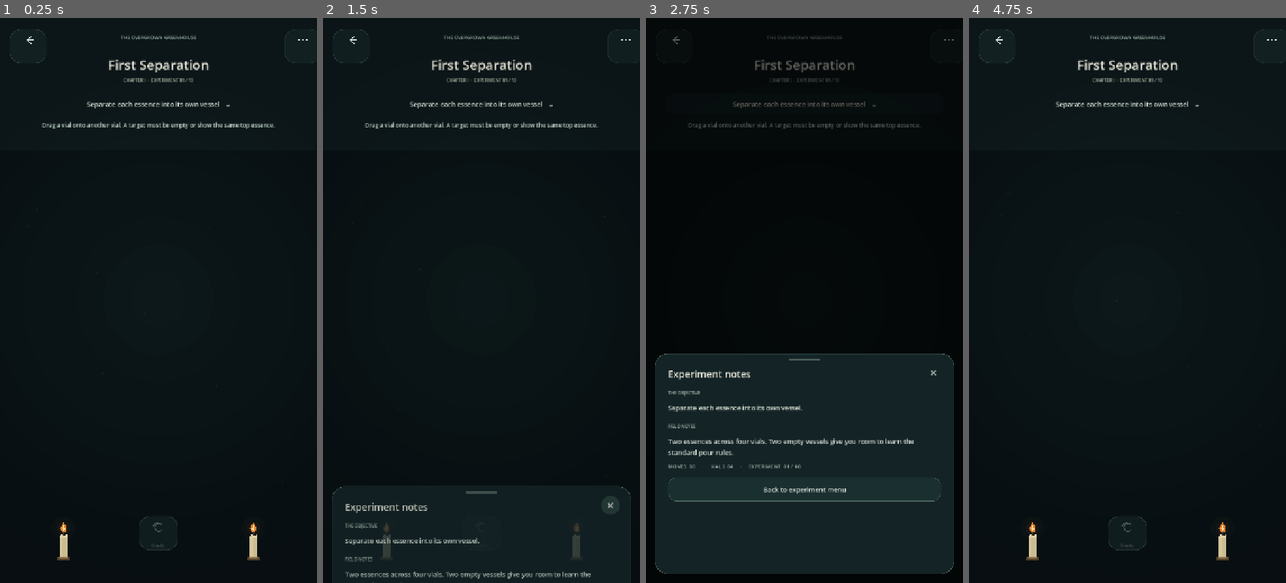
Above: before the commit, frames 1-4 (left to right).
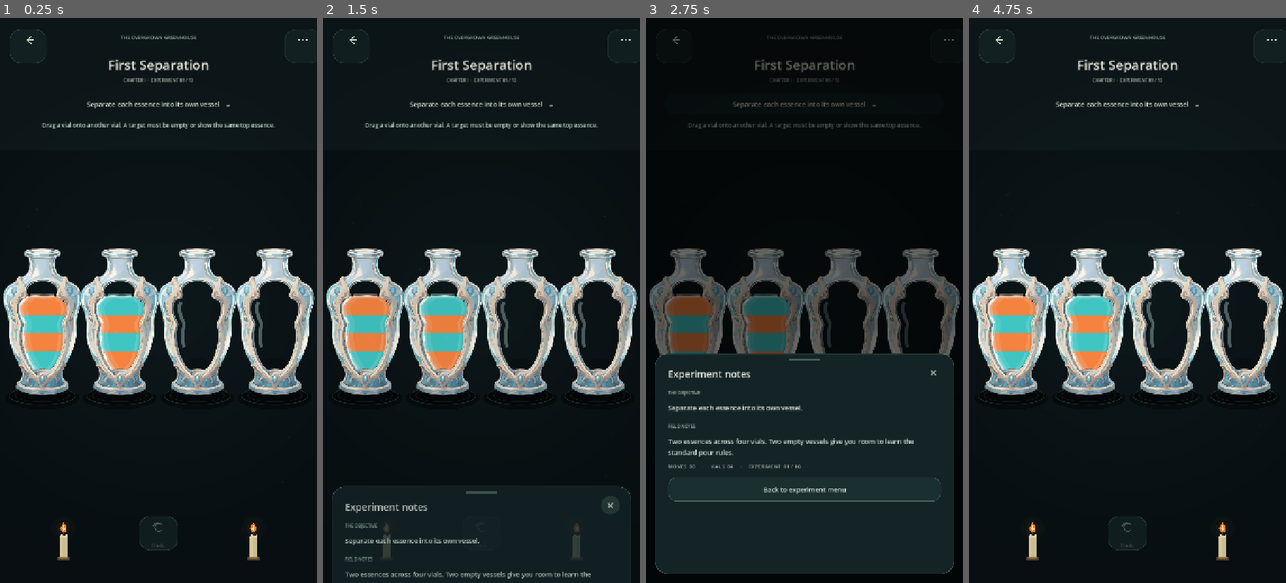
Above: after the commit, the same moments.

Repository: Kryodo/spell-sort-game
Game: Godot game, scene res://scenes/dark_sorting_slots_prototype.tscn
Same seed, same stepped clock (60 frames per second), same inputs: the game is played once before the commit and once after it. This scene is started directly instead of the project's main scene.
Inputs:
- Up to frame 1 (0.25 s): no input
- Up to frame 2 (1.5 s): click "Separate each essence into it…" at 0.5 s; click "×" at 1.25 s
- Up to frame 3 (2.75 s): click "Separate each essence into it…" at 2 s
- Up to frame 4 (4.75 s): click "×" at 2.75 s; click "Separate each essence into it…" at 3.5 s; click "×" at 4.25 s

The runs differ from the first frame. In frame 1, 14% of the frame differs, in the area x 1-100%, y 40-69%; in frame 2, 14%; in frame 3, 10%; in frame 4, 14%.
Error before the commit: Parse Error: Identifier "amount" not declared in the current scope. (res://scripts/asset_fantasy_alchemy_bottle.gd:630)

Commit message:
Fix reflection glint variable scope

Diff:
--- a/scripts/asset_fantasy_alchemy_bottle.gd
+++ b/scripts/asset_fantasy_alchemy_bottle.gd
@@ -626,12 +626,12 @@
 		draw_polyline(left_core, Color(0.94, 0.98, 0.97, 0.78), maxf(1.0, rect.size.x * 0.010), true)
 		draw_polyline(right_bounce, Color(reflection_color.r, reflection_color.g, reflection_color.b, 0.34), maxf(1.4, rect.size.x * 0.014), true)
 
-	# Short specular glints make the glass read as polished instead of outlined.
-	if amount > 0.25:
-		var glint_start: float = lerpf(section_top, section_bottom, 0.18)
-		var glint_end: float = lerpf(section_top, section_bottom, 0.48)
-		var glint := _chamber_edge_points(rect, true, glint_start, glint_end, core_inset + 1.5)
-		draw_polyline(glint, Color(0.98, 1.0, 0.96, 0.92), maxf(1.0, rect.size.x * 0.012), true)
+		# Short specular glints make the glass read as polished instead of outlined.
+		if amount > 0.25:
+			var glint_start: float = lerpf(section_top, section_bottom, 0.18)
+			var glint_end: float = lerpf(section_top, section_bottom, 0.48)
+			var glint := _chamber_edge_points(rect, true, glint_start, glint_end, core_inset + 1.5)
+			draw_polyline(glint, Color(0.98, 1.0, 0.96, 0.92), maxf(1.0, rect.size.x * 0.012), true)
 
 	_draw_liquid_surface_reflection(rect)
 
